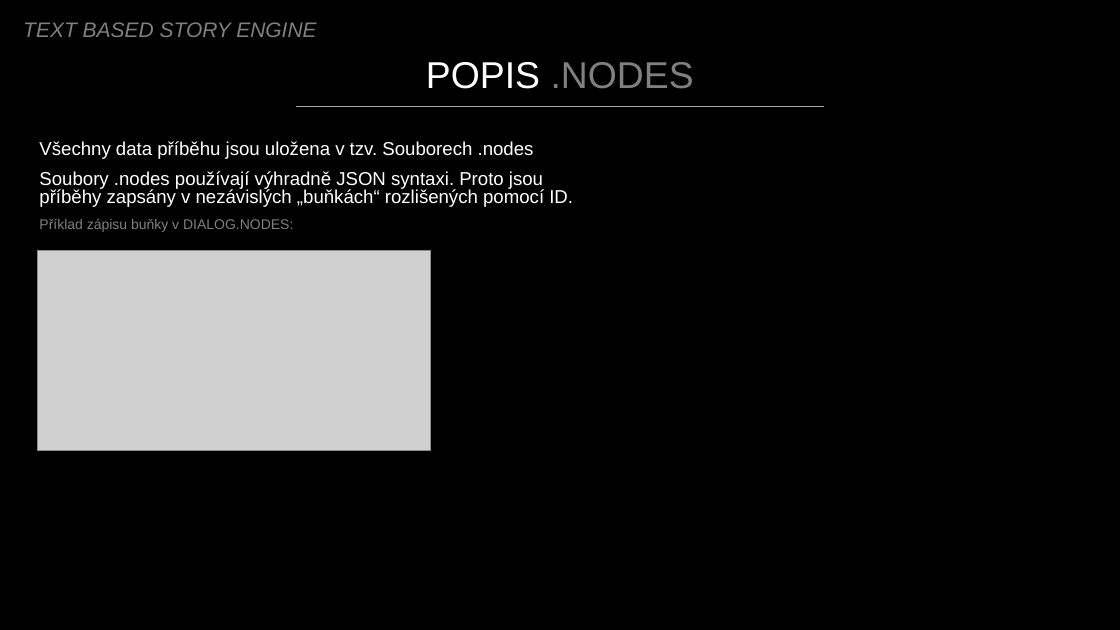
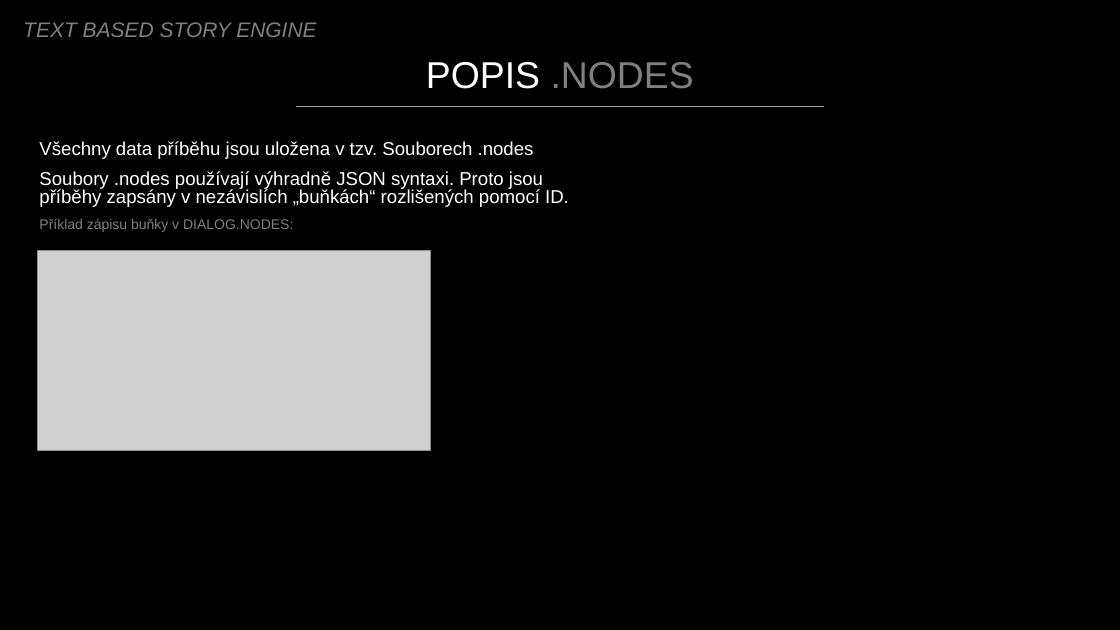
Before and after one commit to GasimoCodes/Text-Adventure, a slide deck: slide 5 of Text Based Engine.pptx. Drawn at 1120x630 pixels with LibreOffice and Linux fonts; fonts in the diff are those of the drawing; grey boxes stand for pictures. Boxes give left, top, right and bottom in pixels: in the first picture for what was removed or moved away, otherwise in the second. Text is boxed around its words. In the diff, an @@ line names an element or a change of style, - is before the commit and + after.

```diff
--- a/Text Based Engine.pptx
+++ b/Text Based Engine.pptx
@@ text at [39, 171, 569, 207]: text changed @@
-Soubory .nodes používají výhradně JSON syntaxi. Proto jsou příběhy zapsány v nezávislých „buňkách“ rozlišených pomocí ID.
+Soubory .nodes používají výhradně JSON syntaxi. Proto jsou příběhy zapsány v nezávislích „buňkách“ rozlišených pomocí ID.
```
Also in this commit, not shown: 2 other slides changed, 5 slides added, 5 other files.
